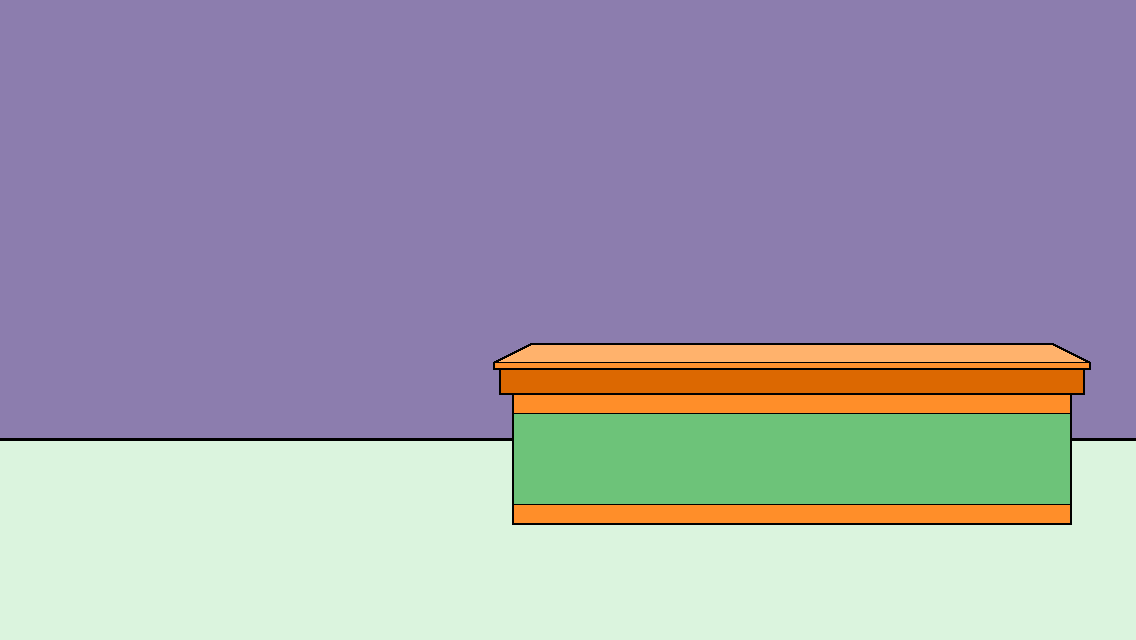
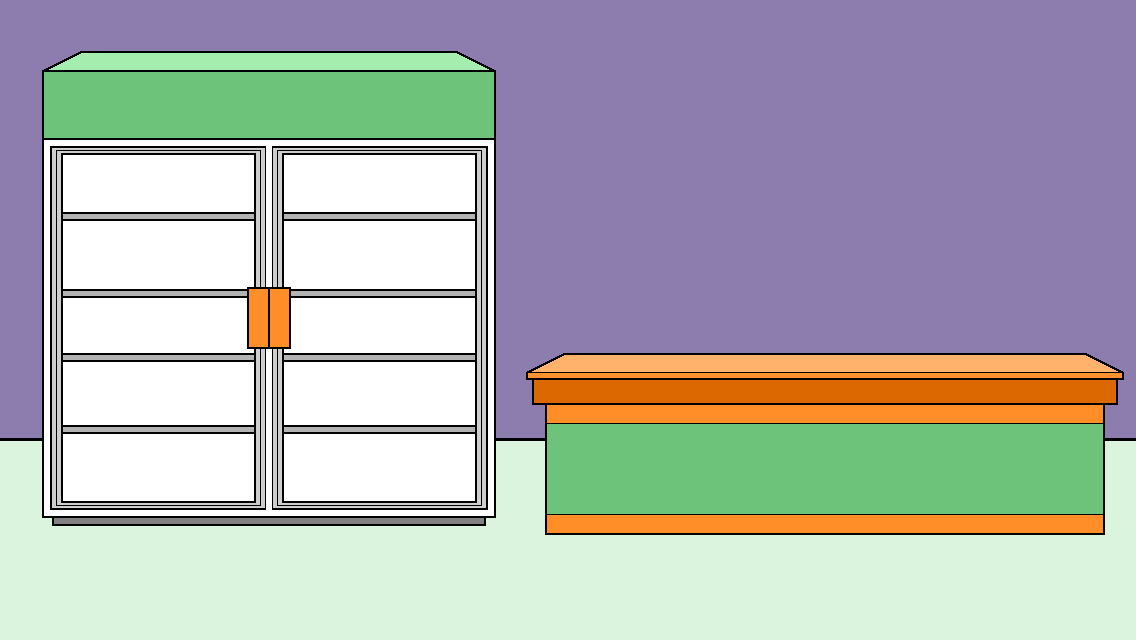
Layer changes from the first (1136, 640) image to the second:
added layer "Layer 1" above "desk" over [42, 51, 496, 526]
renamed "Layer 1" to "desk", painted on it over [493, 343, 1124, 535]
